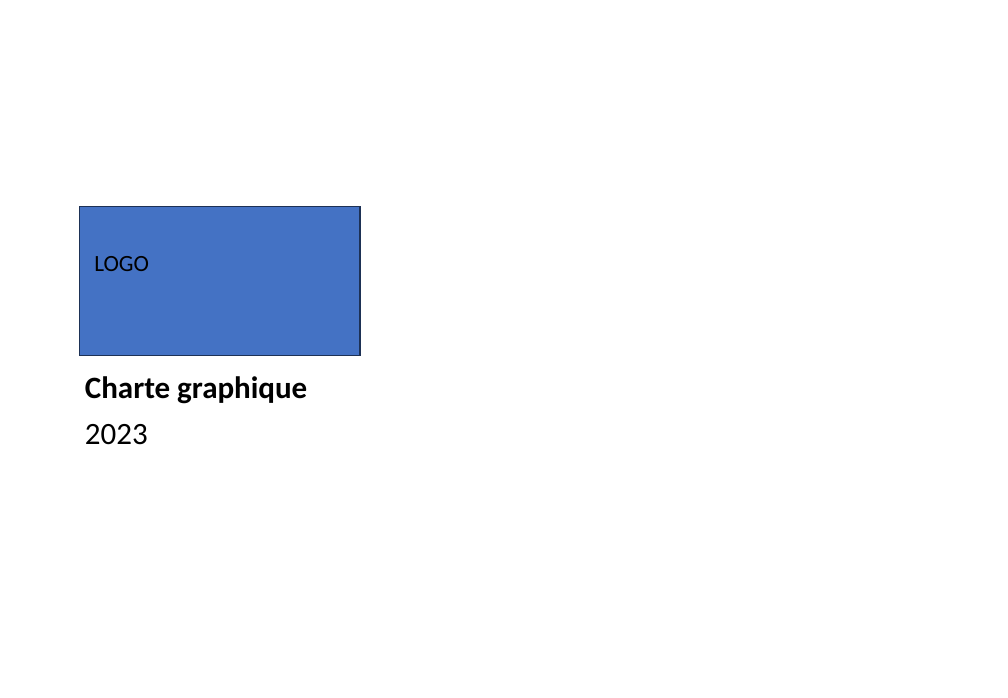
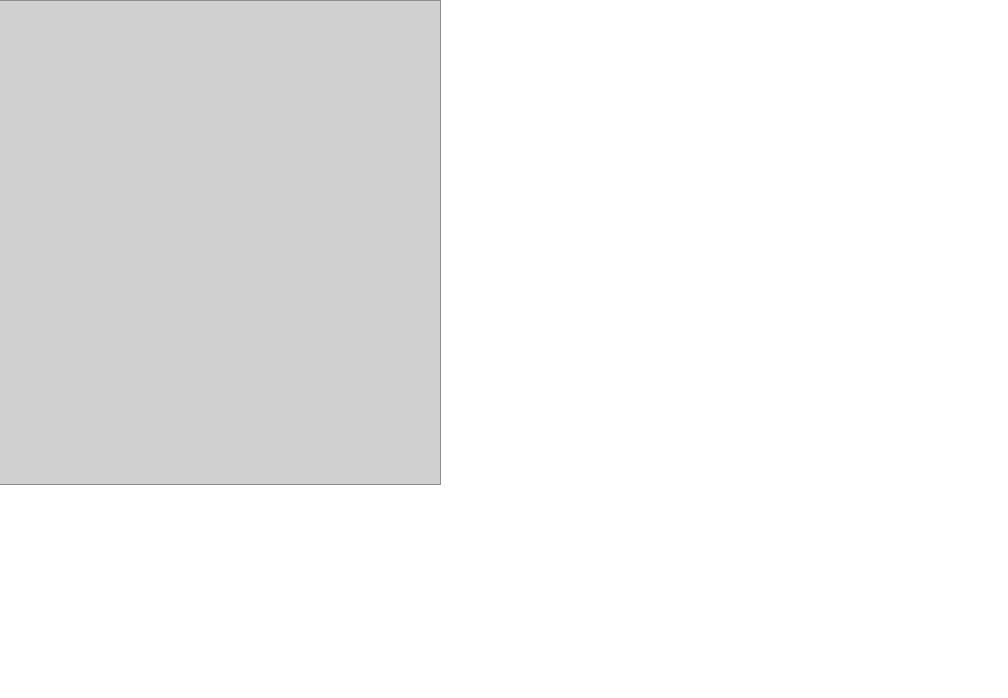
Before and after one commit to DrC0okie/scanalyze, a slide deck: slide 1 of docs/mockups/scanalyze_brandGuideline.pptx. Drawn at 1008x698 pixels with LibreOffice and Linux fonts; fonts in the diff are those of the drawing; grey boxes stand for pictures. Boxes give left, top, right and bottom in pixels: in the first picture for what was removed or moved away, otherwise in the second. Text is boxed around its words. In the diff, an @@ line names an element or a change of style, - is before the commit and + after.

```diff
--- a/docs/mockups/scanalyze_brandGuideline.pptx
+++ b/docs/mockups/scanalyze_brandGuideline.pptx
@@ picture added at <box>0,0,441,485</box> @@
@@ rectangle removed at <box>80,207,360,356</box> @@
@@ text removed at <box>94,256,149,271</box> @@
-LOGO
@@ subtitle removed at <box>85,376,307,445</box> @@
-Charte graphique
-2023
```
Also in this commit, not shown: 1 other slide changed, 3 slides added, 12 slides removed, 16 other files.
